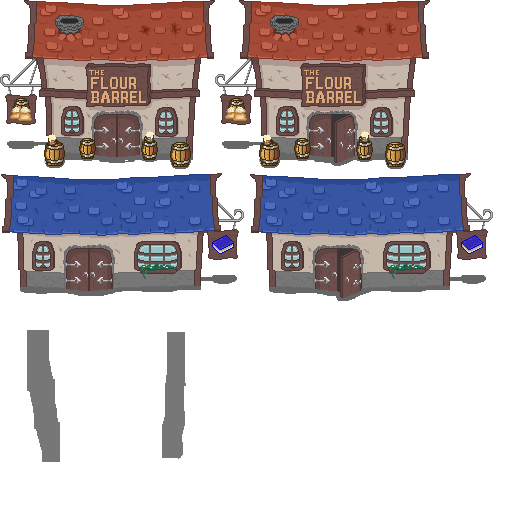
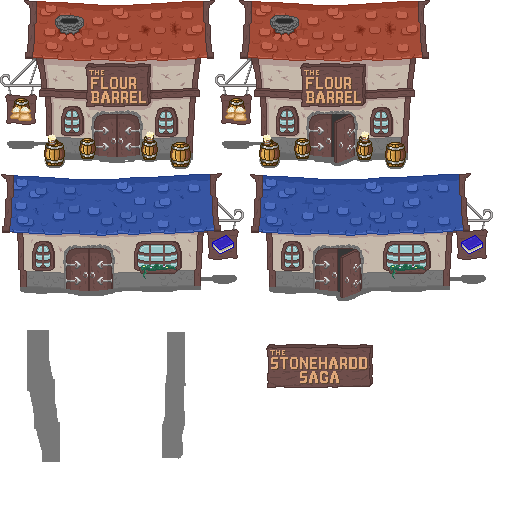
Layered file, before and after one edit (512 × 512). Changes by layer:
added layer "Layer 35" above "Title" over [359, 357, 368, 370]
added layer "Title" above "Layer 4 copy 3" over [270, 350, 358, 384]
added layer "Sign copy" above "Sign" over [266, 344, 373, 388]
